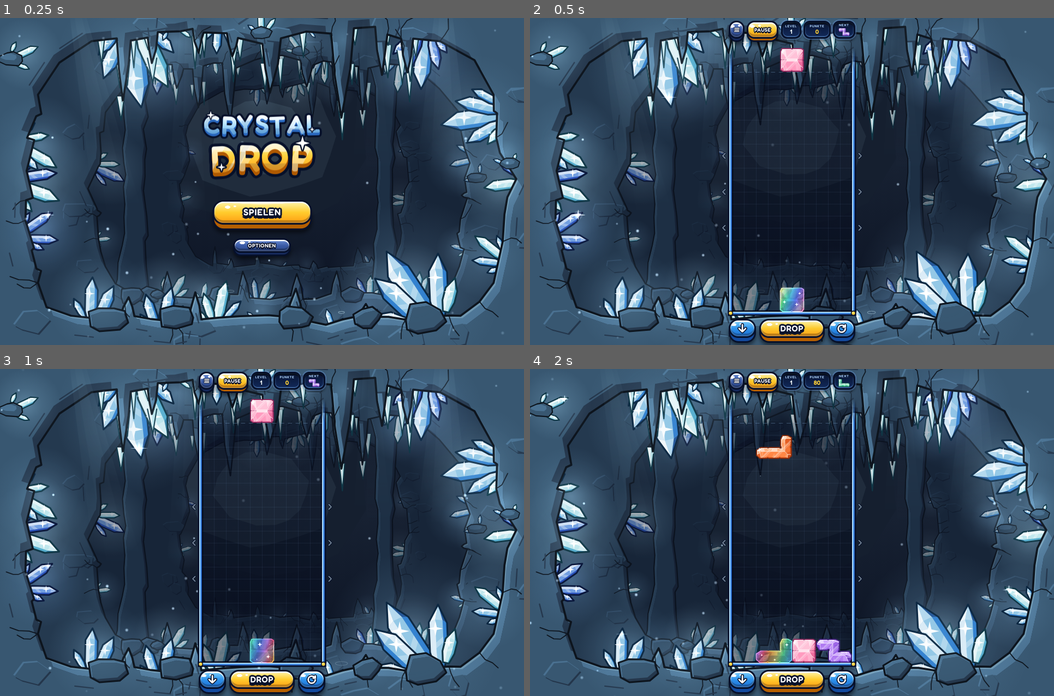
Above: before the commit, frames 1-4 (two rows, left to right).
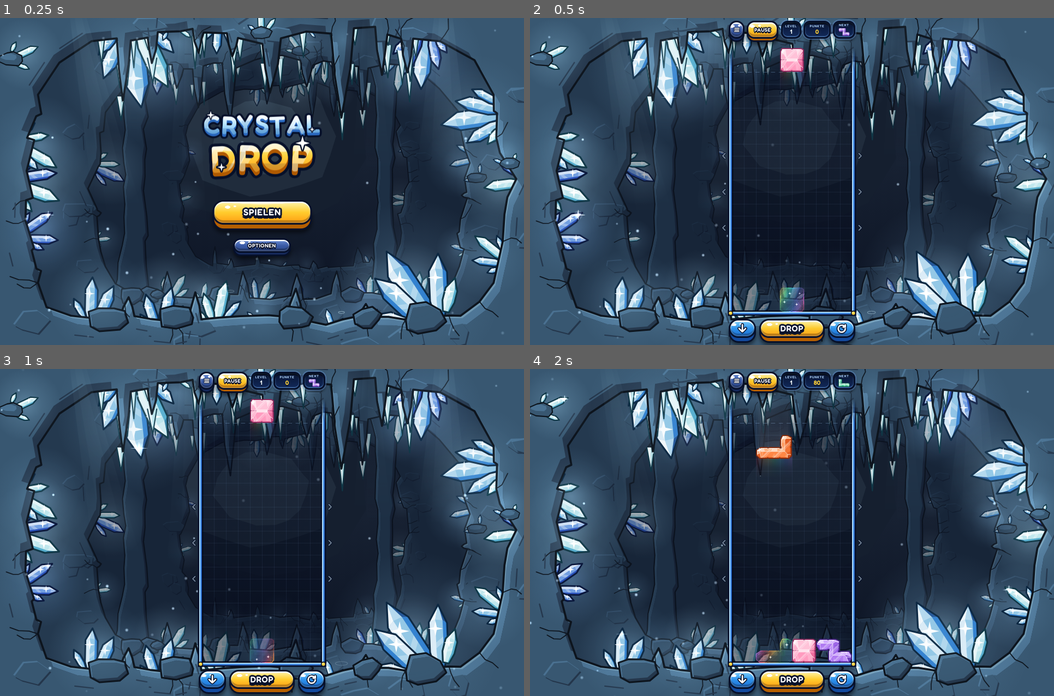
Above: after the commit, the same moments.

Repository: MADTreasures/Games
Game: browser game, page crystal-drop/index.html
Same seed, same stepped clock (60 frames per second), same inputs: the game is played once before the commit and once after it.
Inputs:
- Up to frame 1 (0.25 s): no input
- Up to frame 2 (0.5 s): click "SPIELEN" at 0.27 s
- Up to frame 3 (1 s): no input
- Up to frame 4 (2 s): hold Right 1.03-1.53 s; tap Space at 1.1, 1.6 s; hold Down 1.58-1.85 s; hold Left from 1.9 s (still down)

Frame 1 is identical in both runs. In frame 2, 0.4% of the frame differs, in the area x 47-53%, y 15-90%; in frame 3, 0.4%; in frame 4, 0.7%, in the area x 43-51%, y 17-90%.

Commit message:
Crystal Drop: fainter shimmering landing preview, soft light from above
The landing preview is now a faint rainbow glow with bright reflections
travelling through it and quicker sparkles, instead of a nearly solid shape.
A soft white shaft falls from above onto the falling piece and leaves it as a
short spectrum glow, so the preview reads as light shining through the crystal.

Co-Authored-By: Claude <noreply@anthropic.com>
Claude-Session: https://claude.ai/code/session_015RVZQoN7SMEaLThQPuGsL4

Diff:
--- a/crystal-drop/index.html
+++ b/crystal-drop/index.html
@@ -1173,11 +1173,11 @@
       const l = ((d[i] * 0.3 + d[i + 1] * 0.59 + d[i + 2] * 0.11) / 255 - lo) / span;
       const k = l < 0.35 ? 0 : (l - 0.35) / 0.65;
       d[i] = d[i + 1] = d[i + 2] = 255;
-      d[i + 3] = Math.round(d[i + 3] * (0.2 + 0.2 * k * k));
+      d[i + 3] = Math.round(d[i + 3] * (0.16 + 0.2 * k * k));
     }
     g.putImageData(img, 0, 0);
     g.globalCompositeOperation = 'source-over';
-    g.globalAlpha = 0.9;
+    g.globalAlpha = 0.62;
     g.fillStyle = '#ffffff';
     g.beginPath();
     [ring(geo, 0), ring(geo, wg)].forEach(function (pts) {
@@ -1348,7 +1348,8 @@
    * reflections sweep across it, the rim has a soft halo and small sparkles flicker inside. Everything is
    * additive light - it never looks like a solid block.
    * ------------------------------------------------------------------------------------------------ */
-  const SPECTRUM_CSS = ['rgb(255,77,109)', 'rgb(255,159,67)', 'rgb(255,230,109)', 'rgb(92,255,157)', 'rgb(77,216,255)', 'rgb(91,124,255)', 'rgb(199,125,255)'];
+  const SPECTRUM = [[255, 77, 109], [255, 159, 67], [255, 230, 109], [92, 255, 157], [77, 216, 255], [91, 124, 255], [199, 125, 255]];
+  const SPECTRUM_CSS = SPECTRUM.map(function (c) { return 'rgb(' + c[0] + ',' + c[1] + ',' + c[2] + ')'; });
   let prismMask = null, prismTint = null;
 
   function growCanvas(cv, w, h) {
@@ -1393,54 +1394,133 @@
     tg.fillStyle = grd;
     tg.fillRect(0, 0, w, h);
 
-    // 3) shimmer: soft bright reflections sweeping diagonally through the light (only where there is light)
-    tg.globalCompositeOperation = 'source-atop';
-    const bw = px * 0.5, travel = w + h + bw * 4;
+    tg.globalCompositeOperation = 'source-over';
+
+    // 3) shimmer: reflections travel diagonally through the shape. Only the coloured light under these
+    //    moving bands is drawn brightly, the rest of the shape stays a faint glow.
+    const sg = prismMask.getContext('2d');                      // the white map is no longer needed: reuse it
+    sg.globalCompositeOperation = 'source-over';
+    sg.clearRect(0, 0, w, h);
+    const bw = px * 0.62, travel = w + h + bw * 4;
     const band = function (pos, width, a) {                     // the strip pos <= x + y <= pos + width
-      tg.fillStyle = 'rgba(255,255,255,' + a + ')';
-      tg.beginPath();
-      tg.moveTo(pos, 0); tg.lineTo(pos + width, 0); tg.lineTo(pos + width - h, h); tg.lineTo(pos - h, h);
-      tg.closePath();
-      tg.fill();
+      sg.fillStyle = 'rgba(255,255,255,' + a + ')';
+      sg.beginPath();
+      sg.moveTo(pos, 0); sg.lineTo(pos + width, 0); sg.lineTo(pos + width - h, h); sg.lineTo(pos - h, h);
+      sg.closePath();
+      sg.fill();
     };
-    for (let k = 0; k < 2; k++) {
-      const pos = (((t / (1700 + k * 900)) + k * 0.47) % 1) * travel - bw * 2;
-      band(pos - bw * 0.6, bw * 0.6, 0.18);
-      band(pos, bw, 0.5);
-      band(pos + bw, bw * 0.6, 0.18);
-    }
-    tg.globalCompositeOperation = 'source-over';
-
-    // 4) put the light on the board: soft halo first, then the body, gently pulsing
+    for (let k = 0; k < 3; k++) {
+      const pos = (((t / (1500 + k * 640)) + k * 0.37) % 1) * travel - bw * 2;
+      band(pos - bw * 0.7, bw * 0.7, 0.22);
+      band(pos - bw * 0.3, bw * 0.3, 0.3);
+      band(pos, bw, 1);
+      band(pos + bw, bw * 0.3, 0.3);
+      band(pos + bw, bw * 0.7, 0.22);
+    }
+    sg.globalCompositeOperation = 'source-in';
+    sg.drawImage(prismTint, 0, 0, w, h, 0, 0, w, h);
+    sg.globalCompositeOperation = 'source-over';
+
+    // 4) put the light on the board: a faint glow of the whole shape, the bright reflections on top
     const dx = (x0 - m) * inv, dy = (y0 - m) * inv, dw = w * inv, dh = h * inv;
-    const pulse = 0.8 + 0.2 * Math.sin(t / 300);
+    const pulse = 0.82 + 0.18 * Math.sin(t / 340);
     ctx.globalCompositeOperation = 'lighter';
-    const r = size * 0.075;
-    ctx.globalAlpha = alpha * 0.1 * pulse;
+    const r = size * 0.07;
+    ctx.globalAlpha = alpha * 0.045 * pulse;
     for (let i = 0; i < 8; i++) {
       const a = i * Math.PI / 4;
       ctx.drawImage(prismTint, 0, 0, w, h, dx + Math.cos(a) * r, dy + Math.sin(a) * r, dw, dh);
     }
-    ctx.globalAlpha = alpha;
+    ctx.globalAlpha = alpha * 0.46 * pulse;
     ctx.drawImage(prismTint, 0, 0, w, h, dx, dy, dw, dh);
-    ctx.globalAlpha = alpha * 0.55 * pulse;
-    ctx.drawImage(prismTint, 0, 0, w, h, dx, dy, dw, dh);
+    ctx.globalAlpha = alpha * 0.9;
+    ctx.drawImage(prismMask, 0, 0, w, h, dx, dy, dw, dh);
 
     // 5) sparkles flickering at changing spots inside the shape
-    ctx.globalAlpha = alpha;
+    ctx.globalAlpha = alpha * 0.9;
     ctx.fillStyle = '#ffffff';
     ctx.beginPath();
     for (let i = 0; i < cells.length; i++) {
       const c = cells[i], seed = c.seed >>> 0;
-      const per = 620 + seed % 560, tt = t + seed % per;
+      const per = 480 + seed % 420, tt = t + seed % per;
       const f = (tt % per) / per, spot = hash32(seed, Math.floor(tt / per));
-      const R = size * (0.11 + ((spot >>> 16) & 7) * 0.012) * Math.sin(f * Math.PI);
+      const R = size * (0.085 + ((spot >>> 16) & 7) * 0.012) * Math.sin(f * Math.PI);
       if (R < 0.5) continue;
       starPath(ctx, c.x + size * (0.18 + (spot & 255) / 255 * 0.64), c.y + size * (0.18 + ((spot >>> 8) & 255) / 255 * 0.64), R);
     }
     ctx.fill();
     ctx.globalAlpha = 1;
     ctx.globalCompositeOperation = 'source-over';
+  }
+
+  /* ------------------------------------------------------------------------------------------------ *
+   * Light from above: a soft white shaft falls onto the falling crystal and leaves it as a short, faint
+   * spectrum glow. Together with the shimmering preview it reads as light shining through the crystal.
+   * cells: the falling piece. opts: { t, top (y where the shaft starts), maxLen (free space below), alpha }
+   * ------------------------------------------------------------------------------------------------ */
+  function drawLight(ctx, cells, opts) {
+    if (!ctx || !cells || !cells.length) return;
+    opts = opts || {};
+    const size = +cells[0].size;
+    if (!(size > 0)) return;
+    const t = +opts.t || 0, top = +opts.top || 0;
+    const alpha = opts.alpha == null ? 1 : Math.max(0, Math.min(1, +opts.alpha));
+    const cols = new Map();
+    let xa = Infinity, xb = -Infinity;
+    for (let i = 0; i < cells.length; i++) {
+      const c = cells[i], key = Math.round(c.x * 4), e = cols.get(key);
+      if (!e) cols.set(key, { x: c.x, y0: c.y, y1: c.y + size });
+      else { if (c.y < e.y0) e.y0 = c.y; if (c.y + size > e.y1) e.y1 = c.y + size; }
+      if (c.x < xa) xa = c.x; if (c.x + size > xb) xb = c.x + size;
+    }
+    const width = xb - xa;
+    if (!(width > 0)) return;
+    const breathe = 0.84 + 0.16 * Math.sin(t / 880);
+    ctx.save();
+    ctx.globalCompositeOperation = 'lighter';
+
+    // White light arriving from above: one vertical gradient shared by all columns (no seams), faint
+    // high up and a little stronger right above the crystal. Three nested passes soften the sides.
+    let low = -Infinity;
+    cols.forEach(function (e) { if (e.y0 > low) low = e.y0; });
+    if (low - top > 2) {
+      const fall = ctx.createLinearGradient(0, top, 0, low);
+      fall.addColorStop(0, 'rgba(255,255,255,0.012)');
+      fall.addColorStop(1, 'rgba(255,255,255,0.052)');
+      ctx.fillStyle = fall;
+      ctx.globalAlpha = alpha * breathe;
+      for (let pass = 0; pass < 3; pass++) {
+        const inset = pass * size * 0.16, l = xa + inset, r = xb - inset;
+        cols.forEach(function (e) {
+          const x0 = Math.max(e.x, l), x1 = Math.min(e.x + size, r);
+          // reach a little into the cell: the crystal's chamfered top would otherwise leave a dark notch
+          if (x1 > x0 && e.y0 > top) ctx.fillRect(x0, top, x1 - x0, e.y0 - top + size * 0.35);
+        });
+      }
+    }
+
+    // The light leaves the crystal split into colours: a short glow that fades out quickly.
+    const out = Math.min(size * 1.6, +opts.maxLen || 0);
+    if (out > size * 0.15) {
+      const STRIPS = 6, sw = size / STRIPS, n = SPECTRUM.length;
+      ctx.globalAlpha = 1;
+      cols.forEach(function (e) {
+        for (let k = 0; k < STRIPS; k++) {
+          const sx = e.x + k * sw;
+          const f = Math.max(0, Math.min(0.9999, (sx + sw / 2 - xa) / width)) * (n - 1);
+          const i = Math.floor(f), m = f - i, p = SPECTRUM[i], q = SPECTRUM[i + 1];
+          const rgb = Math.round(p[0] + (q[0] - p[0]) * m) + ',' + Math.round(p[1] + (q[1] - p[1]) * m) + ',' + Math.round(p[2] + (q[2] - p[2]) * m);
+          const gy = e.y1 - size * 0.25;                          // start behind the crystal's chamfered bottom
+          const glow = ctx.createLinearGradient(0, e.y1, 0, e.y1 + out);
+          glow.addColorStop(0, 'rgba(' + rgb + ',' + (0.17 * alpha * breathe).toFixed(3) + ')');
+          glow.addColorStop(0.45, 'rgba(' + rgb + ',' + (0.05 * alpha * breathe).toFixed(3) + ')');
+          glow.addColorStop(1, 'rgba(' + rgb + ',0)');
+          ctx.fillStyle = glow;
+          ctx.fillRect(sx, gy, sw, out + size * 0.25);
+        }
+      });
+    }
+    ctx.restore();
   }
 
   function drawCells(ctx, cells, opts) {
@@ -1759,6 +1839,7 @@
     id: 'fused',
     palette: palette,
     drawCells: drawCells,
+    drawLight: drawLight,
     createFx: createFx,
     // Drop every cached canvas (call on resize / DPR change).
     invalidate: function () {
@@ -3716,8 +3797,9 @@
         const px = piece.x + vis.ox;
         const pieceCells = shapeCells(piece, px, piece.y + vis.oy, boardX, boardY, cell, -ENTRY_ROWS - 1);
         if (settings.ghost && game.phase === Phase.FALLING) {
-          // landing preview: the crystal's shape as shimmering rainbow light
+          // Landing aid: light falls from above onto the crystal, the landing spot shimmers in its colours.
           const gy = game.getGhostY();
+          if (C.drawLight) C.drawLight(g, pieceCells, { t, top: boardY - ENTRY_ROWS * cell, maxLen: (gy - piece.y - vis.oy) * cell });
           if (gy !== piece.y) C.drawCells(g, shapeCells(piece, px, gy, boardX, boardY, cell, -ENTRY_ROWS), { t, dpr, ghost: true });
         }
         C.drawCells(g, pieceCells, { t, dpr });
--- a/crystal-drop/src/crystal.js
+++ b/crystal-drop/src/crystal.js
@@ -356,11 +356,11 @@
       const l = ((d[i] * 0.3 + d[i + 1] * 0.59 + d[i + 2] * 0.11) / 255 - lo) / span;
       const k = l < 0.35 ? 0 : (l - 0.35) / 0.65;
       d[i] = d[i + 1] = d[i + 2] = 255;
-      d[i + 3] = Math.round(d[i + 3] * (0.2 + 0.2 * k * k));
+      d[i + 3] = Math.round(d[i + 3] * (0.16 + 0.2 * k * k));
     }
     g.putImageData(img, 0, 0);
     g.globalCompositeOperation = 'source-over';
-    g.globalAlpha = 0.9;
+    g.globalAlpha = 0.62;
     g.fillStyle = '#ffffff';
     g.beginPath();
     [ring(geo, 0), ring(geo, wg)].forEach(function (pts) {
@@ -531,7 +531,8 @@
    * reflections sweep across it, the rim has a soft halo and small sparkles flicker inside. Everything is
    * additive light - it never looks like a solid block.
    * ------------------------------------------------------------------------------------------------ */
-  const SPECTRUM_CSS = ['rgb(255,77,109)', 'rgb(255,159,67)', 'rgb(255,230,109)', 'rgb(92,255,157)', 'rgb(77,216,255)', 'rgb(91,124,255)', 'rgb(199,125,255)'];
+  const SPECTRUM = [[255, 77, 109], [255, 159, 67], [255, 230, 109], [92, 255, 157], [77, 216, 255], [91, 124, 255], [199, 125, 255]];
+  const SPECTRUM_CSS = SPECTRUM.map(function (c) { return 'rgb(' + c[0] + ',' + c[1] + ',' + c[2] + ')'; });
   let prismMask = null, prismTint = null;
 
   function growCanvas(cv, w, h) {
@@ -576,54 +577,133 @@
     tg.fillStyle = grd;
     tg.fillRect(0, 0, w, h);
 
-    // 3) shimmer: soft bright reflections sweeping diagonally through the light (only where there is light)
-    tg.globalCompositeOperation = 'source-atop';
-    const bw = px * 0.5, travel = w + h + bw * 4;
+    tg.globalCompositeOperation = 'source-over';
+
+    // 3) shimmer: reflections travel diagonally through the shape. Only the coloured light under these
+    //    moving bands is drawn brightly, the rest of the shape stays a faint glow.
+    const sg = prismMask.getContext('2d');                      // the white map is no longer needed: reuse it
+    sg.globalCompositeOperation = 'source-over';
+    sg.clearRect(0, 0, w, h);
+    const bw = px * 0.62, travel = w + h + bw * 4;
     const band = function (pos, width, a) {                     // the strip pos <= x + y <= pos + width
-      tg.fillStyle = 'rgba(255,255,255,' + a + ')';
-      tg.beginPath();
-      tg.moveTo(pos, 0); tg.lineTo(pos + width, 0); tg.lineTo(pos + width - h, h); tg.lineTo(pos - h, h);
-      tg.closePath();
-      tg.fill();
+      sg.fillStyle = 'rgba(255,255,255,' + a + ')';
+      sg.beginPath();
+      sg.moveTo(pos, 0); sg.lineTo(pos + width, 0); sg.lineTo(pos + width - h, h); sg.lineTo(pos - h, h);
+      sg.closePath();
+      sg.fill();
     };
-    for (let k = 0; k < 2; k++) {
-      const pos = (((t / (1700 + k * 900)) + k * 0.47) % 1) * travel - bw * 2;
-      band(pos - bw * 0.6, bw * 0.6, 0.18);
-      band(pos, bw, 0.5);
-      band(pos + bw, bw * 0.6, 0.18);
-    }
-    tg.globalCompositeOperation = 'source-over';
-
-    // 4) put the light on the board: soft halo first, then the body, gently pulsing
+    for (let k = 0; k < 3; k++) {
+      const pos = (((t / (1500 + k * 640)) + k * 0.37) % 1) * travel - bw * 2;
+      band(pos - bw * 0.7, bw * 0.7, 0.22);
+      band(pos - bw * 0.3, bw * 0.3, 0.3);
+      band(pos, bw, 1);
+      band(pos + bw, bw * 0.3, 0.3);
+      band(pos + bw, bw * 0.7, 0.22);
+    }
+    sg.globalCompositeOperation = 'source-in';
+    sg.drawImage(prismTint, 0, 0, w, h, 0, 0, w, h);
+    sg.globalCompositeOperation = 'source-over';
+
+    // 4) put the light on the board: a faint glow of the whole shape, the bright reflections on top
     const dx = (x0 - m) * inv, dy = (y0 - m) * inv, dw = w * inv, dh = h * inv;
-    const pulse = 0.8 + 0.2 * Math.sin(t / 300);
+    const pulse = 0.82 + 0.18 * Math.sin(t / 340);
     ctx.globalCompositeOperation = 'lighter';
-    const r = size * 0.075;
-    ctx.globalAlpha = alpha * 0.1 * pulse;
+    const r = size * 0.07;
+    ctx.globalAlpha = alpha * 0.045 * pulse;
     for (let i = 0; i < 8; i++) {
       const a = i * Math.PI / 4;
       ctx.drawImage(prismTint, 0, 0, w, h, dx + Math.cos(a) * r, dy + Math.sin(a) * r, dw, dh);
     }
-    ctx.globalAlpha = alpha;
+    ctx.globalAlpha = alpha * 0.46 * pulse;
     ctx.drawImage(prismTint, 0, 0, w, h, dx, dy, dw, dh);
-    ctx.globalAlpha = alpha * 0.55 * pulse;
-    ctx.drawImage(prismTint, 0, 0, w, h, dx, dy, dw, dh);
+    ctx.globalAlpha = alpha * 0.9;
+    ctx.drawImage(prismMask, 0, 0, w, h, dx, dy, dw, dh);
 
     // 5) sparkles flickering at changing spots inside the shape
-    ctx.globalAlpha = alpha;
+    ctx.globalAlpha = alpha * 0.9;
     ctx.fillStyle = '#ffffff';
     ctx.beginPath();
     for (let i = 0; i < cells.length; i++) {
       const c = cells[i], seed = c.seed >>> 0;
-      const per = 620 + seed % 560, tt = t + seed % per;
+      const per = 480 + seed % 420, tt = t + seed % per;
       const f = (tt % per) / per, spot = hash32(seed, Math.floor(tt / per));
-      const R = size * (0.11 + ((spot >>> 16) & 7) * 0.012) * Math.sin(f * Math.PI);
+      const R = size * (0.085 + ((spot >>> 16) & 7) * 0.012) * Math.sin(f * Math.PI);
       if (R < 0.5) continue;
       starPath(ctx, c.x + size * (0.18 + (spot & 255) / 255 * 0.64), c.y + size * (0.18 + ((spot >>> 8) & 255) / 255 * 0.64), R);
     }
     ctx.fill();
     ctx.globalAlpha = 1;
     ctx.globalCompositeOperation = 'source-over';
+  }
+
+  /* ------------------------------------------------------------------------------------------------ *
+   * Light from above: a soft white shaft falls onto the falling crystal and leaves it as a short, faint
+   * spectrum glow. Together with the shimmering preview it reads as light shining through the crystal.
+   * cells: the falling piece. opts: { t, top (y where the shaft starts), maxLen (free space below), alpha }
+   * ------------------------------------------------------------------------------------------------ */
+  function drawLight(ctx, cells, opts) {
+    if (!ctx || !cells || !cells.length) return;
+    opts = opts || {};
+    const size = +cells[0].size;
+    if (!(size > 0)) return;
+    const t = +opts.t || 0, top = +opts.top || 0;
+    const alpha = opts.alpha == null ? 1 : Math.max(0, Math.min(1, +opts.alpha));
+    const cols = new Map();
+    let xa = Infinity, xb = -Infinity;
+    for (let i = 0; i < cells.length; i++) {
+      const c = cells[i], key = Math.round(c.x * 4), e = cols.get(key);
+      if (!e) cols.set(key, { x: c.x, y0: c.y, y1: c.y + size });
+      else { if (c.y < e.y0) e.y0 = c.y; if (c.y + size > e.y1) e.y1 = c.y + size; }
+      if (c.x < xa) xa = c.x; if (c.x + size > xb) xb = c.x + size;
+    }
+    const width = xb - xa;
+    if (!(width > 0)) return;
+    const breathe = 0.84 + 0.16 * Math.sin(t / 880);
+    ctx.save();
+    ctx.globalCompositeOperation = 'lighter';
+
+    // White light arriving from above: one vertical gradient shared by all columns (no seams), faint
+    // high up and a little stronger right above the crystal. Three nested passes soften the sides.
+    let low = -Infinity;
+    cols.forEach(function (e) { if (e.y0 > low) low = e.y0; });
+    if (low - top > 2) {
+      const fall = ctx.createLinearGradient(0, top, 0, low);
+      fall.addColorStop(0, 'rgba(255,255,255,0.012)');
+      fall.addColorStop(1, 'rgba(255,255,255,0.052)');
+      ctx.fillStyle = fall;
+      ctx.globalAlpha = alpha * breathe;
+      for (let pass = 0; pass < 3; pass++) {
+        const inset = pass * size * 0.16, l = xa + inset, r = xb - inset;
+        cols.forEach(function (e) {
+          const x0 = Math.max(e.x, l), x1 = Math.min(e.x + size, r);
+          // reach a little into the cell: the crystal's chamfered top would otherwise leave a dark notch
+          if (x1 > x0 && e.y0 > top) ctx.fillRect(x0, top, x1 - x0, e.y0 - top + size * 0.35);
+        });
+      }
+    }
+
+    // The light leaves the crystal split into colours: a short glow that fades out quickly.
+    const out = Math.min(size * 1.6, +opts.maxLen || 0);
+    if (out > size * 0.15) {
+      const STRIPS = 6, sw = size / STRIPS, n = SPECTRUM.length;
+      ctx.globalAlpha = 1;
+      cols.forEach(function (e) {
+        for (let k = 0; k < STRIPS; k++) {
+          const sx = e.x + k * sw;
+          const f = Math.max(0, Math.min(0.9999, (sx + sw / 2 - xa) / width)) * (n - 1);
+          const i = Math.floor(f), m = f - i, p = SPECTRUM[i], q = SPECTRUM[i + 1];
+          const rgb = Math.round(p[0] + (q[0] - p[0]) * m) + ',' + Math.round(p[1] + (q[1] - p[1]) * m) + ',' + Math.round(p[2] + (q[2] - p[2]) * m);
+          const gy = e.y1 - size * 0.25;                          // start behind the crystal's chamfered bottom
+          const glow = ctx.createLinearGradient(0, e.y1, 0, e.y1 + out);
+          glow.addColorStop(0, 'rgba(' + rgb + ',' + (0.17 * alpha * breathe).toFixed(3) + ')');
+          glow.addColorStop(0.45, 'rgba(' + rgb + ',' + (0.05 * alpha * breathe).toFixed(3) + ')');
+          glow.addColorStop(1, 'rgba(' + rgb + ',0)');
+          ctx.fillStyle = glow;
+          ctx.fillRect(sx, gy, sw, out + size * 0.25);
+        }
+      });
+    }
+    ctx.restore();
   }
 
   function drawCells(ctx, cells, opts) {
@@ -942,6 +1022,7 @@
     id: 'fused',
     palette: palette,
     drawCells: drawCells,
+    drawLight: drawLight,
     createFx: createFx,
     // Drop every cached canvas (call on resize / DPR change).
     invalidate: function () {
--- a/crystal-drop/src/game.js
+++ b/crystal-drop/src/game.js
@@ -613,8 +613,9 @@
         const px = piece.x + vis.ox;
         const pieceCells = shapeCells(piece, px, piece.y + vis.oy, boardX, boardY, cell, -ENTRY_ROWS - 1);
         if (settings.ghost && game.phase === Phase.FALLING) {
-          // landing preview: the crystal's shape as shimmering rainbow light
+          // Landing aid: light falls from above onto the crystal, the landing spot shimmers in its colours.
           const gy = game.getGhostY();
+          if (C.drawLight) C.drawLight(g, pieceCells, { t, top: boardY - ENTRY_ROWS * cell, maxLen: (gy - piece.y - vis.oy) * cell });
           if (gy !== piece.y) C.drawCells(g, shapeCells(piece, px, gy, boardX, boardY, cell, -ENTRY_ROWS), { t, dpr, ghost: true });
         }
         C.drawCells(g, pieceCells, { t, dpr });
